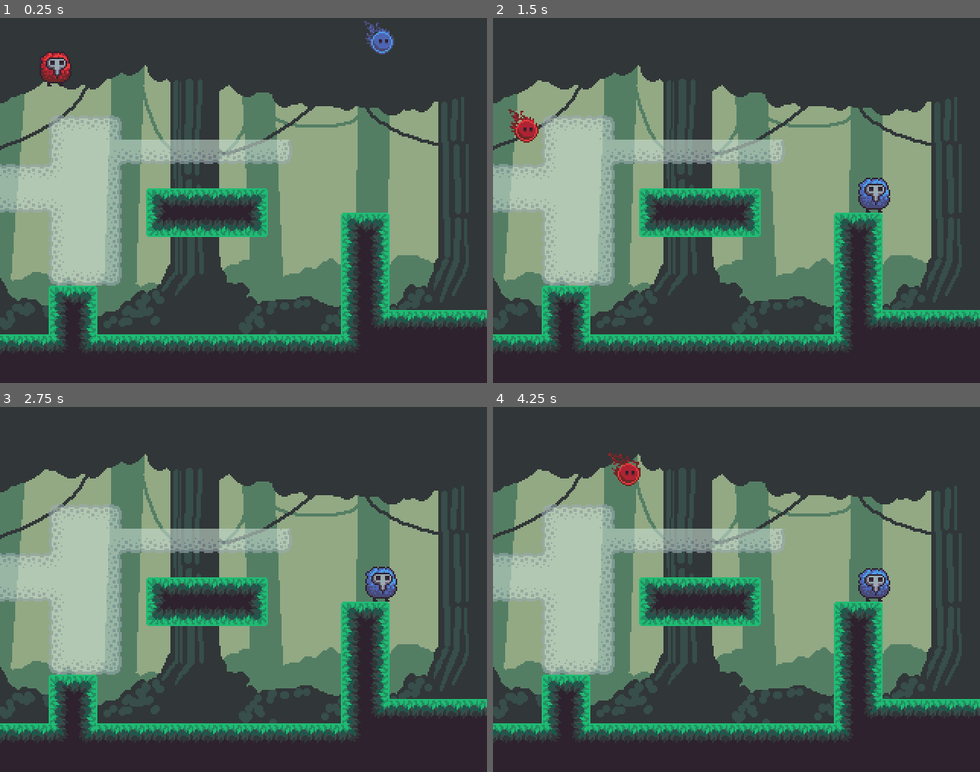
Above: before the commit, frames 1-4 (two rows, left to right).
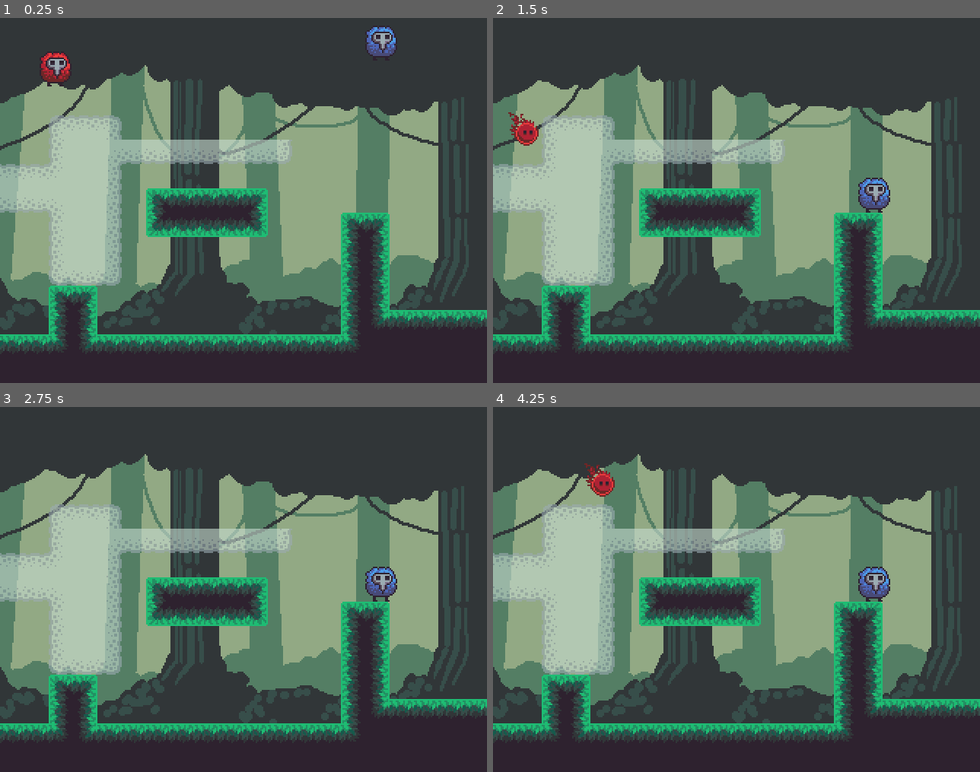
Above: after the commit, the same moments.

Repository: Octoan1/Global-Game-Jam-2026
Game: Godot game, scene res://Scenes/main.tscn
Same seed, same stepped clock (60 frames per second), same inputs: the game is played once before the commit and once after it.
Inputs:
- Up to frame 1 (0.25 s): no input
- Up to frame 2 (1.5 s): tap Enter (ui_accept) at 0.5 s; hold D (p1_move_right_k) from 0.53 s (still down); tap 1 (p1_connect_keyboard) at 0.6 s; tap W (p1_jump_k) at 0.77 s; tap E (p1_throw_k) at 1.35 s
- Up to frame 3 (2.75 s): tap W (p1_jump_k) at 1.52 s; release D (p1_move_right_k) at 2.03 s; hold A (p1_move_left_k) from 2.03 s (still down); tap N (p2_back_k) at 2.1 s
- Up to frame 4 (4.25 s): release A (p1_move_left_k) at 2.78 s; hold D (p1_move_right_k) from 2.78 s (still down); tap 2 (p2_connect_keyboard) at 2.85 s; tap W (p1_jump_k) at 3.02, 3.77 s; tap Down (p2_move_down) at 3.6 s

The runs differ from the first frame. In frame 1, 0.4% of the frame differs, in the area x 74-82%, y 0-11%; in frame 2, 0.3%; in frame 3, 0.1%; in frame 4, 0.8%, in the area x 18-82%, y 12-52%.

Commit message:
Even more animation

Diff:
--- a/Entities/Players/player.gd
+++ b/Entities/Players/player.gd
@@ -2,7 +2,7 @@
 
 #Player
 const SPEED = 100.0
-const GSPEED = 150.0
+const GSPEED = 125.0
 const JUMP_VELOCITY = -200.0
 @export var mask = true
 @onready var throwing = false
@@ -112,7 +112,10 @@
 			else:
 				velocity.x = stick.x * GSPEED
 				velocity.y = stick.y * GSPEED
-			animated.play("Ghost_Move")
+			if velocity == Vector2.ZERO:
+				animated.play("Idle")
+			else:
+				animated.play("Ghost_Move")
 			if stick.x != 0:
 				animated.flip_h = prev_dir < 0
 			prev_dir = stick.x
@@ -136,7 +139,10 @@
 			else:
 				velocity.x = h_dir * GSPEED
 				velocity.y = v_dir * GSPEED
-			animated.play("Ghost_Move")
+			if velocity == Vector2.ZERO:
+				animated.play("Idle")
+			else:
+				animated.play("Ghost_Move")
 			if h_dir != 0:
 				animated.flip_h = prev_dir < 0
 			prev_dir = h_dir
Not shown, added: Aseprite/Player/Dingle/dingle_ghost_idle-Sheet.png.import
Not shown, removed: Sound/dingle-dead.ogg.import
Not shown, removed: Sound/dingle-hurt.ogg.import
Not shown, removed: Sound/dingle-misc.ogg.import
Not shown, removed: Sound/dingle-treasure.ogg.import
Not shown, removed: Sound/dingle1.ogg.import
Not shown, removed: Sound/doo-dead.ogg.import
Not shown, removed: Sound/doo-hurt.ogg.import
Not shown, removed: Sound/doo-misc.ogg.import
Not shown, removed: Sound/doo-treasure.ogg.import
Not shown, removed: Sound/doo1.ogg.import
Not shown, removed: Sound/footstep1.ogg.import
(and 9 more such lines)
